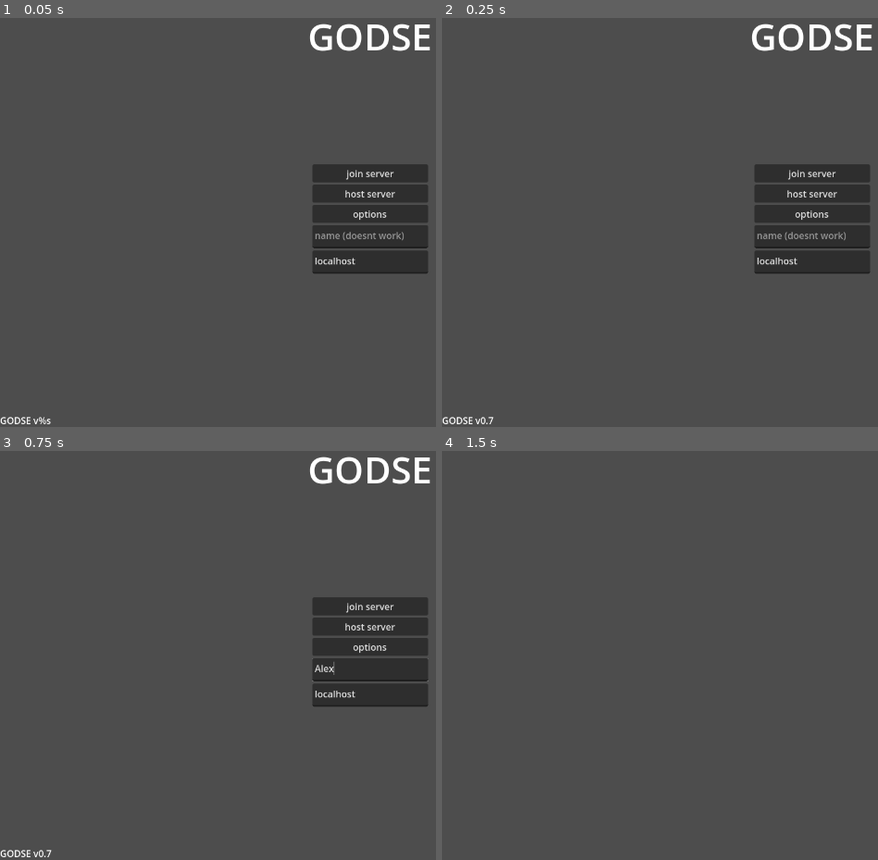
Above: before the commit, frames 1-4 (two rows, left to right).
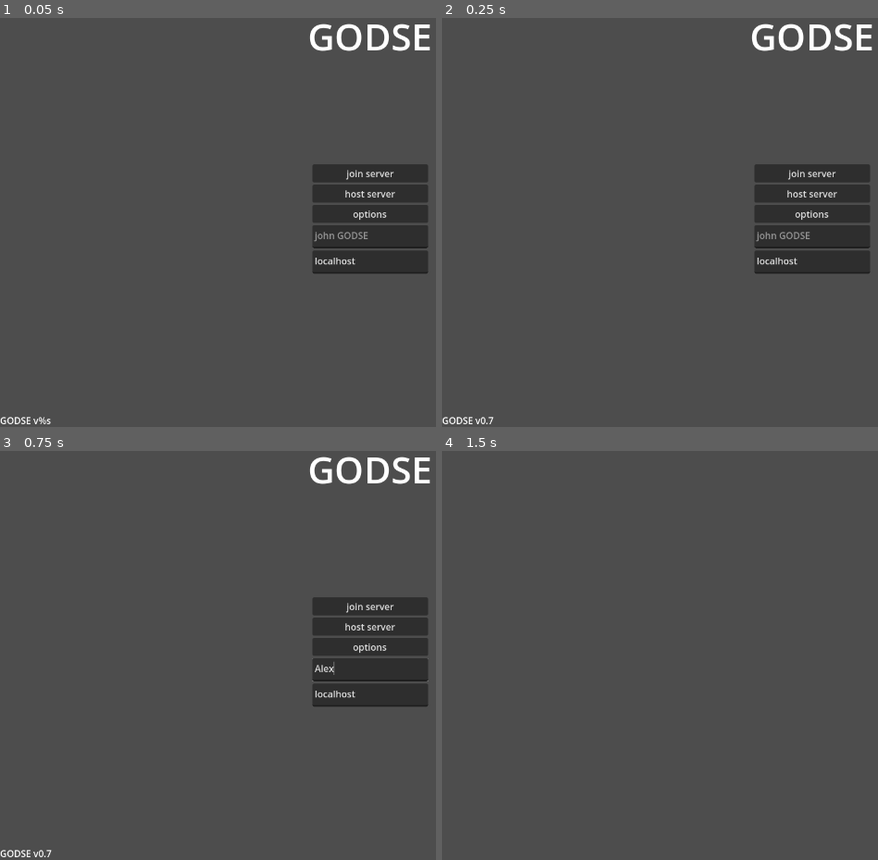
Above: after the commit, the same moments.

Repository: remidu64/GODSE
Game: Godot game, scene res://scenes/State-MainMenuState.tscn
Same seed, same stepped clock (60 frames per second), same inputs: the game is played once before the commit and once after it.
Inputs (mouse positions are in pixels of both pictures, inside the frame that each line leads up to):
- Up to frame 1 (0.05 s): no input
- Up to frame 2 (0.25 s): no input
- Up to frame 3 (0.75 s): click (370, 667) at 0.52 s; type "Alex" at 0.6 s
- Up to frame 4 (1.5 s): click "join server" at 1.25 s

The runs differ from the first frame. In frame 1, 0.2% of the frame differs, in the area x 71-93%, y 52-55%; in frame 2, 0.2%; in frame 3, nothing differs; in frame 4, nothing differs.

Commit message:
added name support

Diff:
--- a/autoload/Autoload-Global.gd
+++ b/autoload/Autoload-Global.gd
@@ -1,11 +1,18 @@
 extends Node
 
 signal play_state_loaded
+signal player_loaded
 
 # player node, set in Entity-Player.gd
 var Player = null
 
+# name for the player
+var Name = "john GODSE"
+
 @onready var DebugLabel: Label = $DebugLabel
+
+func _ready() -> void:
+	player_loaded.connect(set_player_name)
 
 # built in functions
 
@@ -13,9 +20,14 @@
 	get_player_stats()
 
 # custom functions
+
 func get_player_stats():
 	if not Player == null:
 		DebugLabel.text = "FPS: %s\nPlayer Velocity: %s\nPlayer HP: %s\nPlayer rotation y: %s\nPlayer rotation x: %s" % [Engine.get_frames_per_second(), Player.velocity, Player.health, Player.raycast.global_rotation.y, Player.raycast.global_rotation.x]
+		Player.player_name = Name
 		DebugLabel.visible = true
 	else:
 		DebugLabel.visible = false
+
+func set_player_name():
+	Player.player_name = Name
--- a/autoload/Autoload-Networking.gd
+++ b/autoload/Autoload-Networking.gd
@@ -1,6 +1,6 @@
 extends Node
 
-signal add_player_request(id)
+signal add_player_request(id, name)
 signal remove_player_request(id)
 signal add_server_request(id)
 
--- a/scenes/State-MainMenuState.tscn
+++ b/scenes/State-MainMenuState.tscn
@@ -66,7 +66,7 @@
 [node name="username" type="TextEdit" parent="VBoxContainer"]
 custom_minimum_size = Vector2(200, 40)
 layout_mode = 2
-placeholder_text = "name (doesnt work)"
+placeholder_text = "john GODSE"
 
 [node name="serverIP" type="TextEdit" parent="VBoxContainer"]
 custom_minimum_size = Vector2(200, 40)
--- a/scenes/entities/Entity-Player.tscn
+++ b/scenes/entities/Entity-Player.tscn
@@ -104,6 +104,9 @@
 properties/5/path = NodePath(".:max_health")
 properties/5/spawn = true
 properties/5/replication_mode = 1
+properties/6/path = NodePath(".:player_name")
+properties/6/spawn = true
+properties/6/replication_mode = 1
 
 [node name="Player" type="CharacterBody3D"]
 script = ExtResource("1_g13of")
--- a/scripts/State-MainMenuState.gd
+++ b/scripts/State-MainMenuState.gd
@@ -2,6 +2,7 @@
 
 @onready var versionLabel: Label = $versionLabel
 @onready var serverIP: TextEdit = $VBoxContainer/serverIP
+@onready var username: TextEdit = $VBoxContainer/username
 
 # Called when the node enters the scene tree for the first time.
 func _ready() -> void:
@@ -11,6 +12,8 @@
 func _on_join_pressed() -> void:
 	Networking.ip = serverIP.text
 	Networking.join_server()
+	if username.text:
+		Global.Name = username.text
 	get_tree().change_scene_to_file("res://scenes/State-PlayState.tscn")
 
 
--- a/scripts/entities/Entity-Player.gd
+++ b/scripts/entities/Entity-Player.gd
@@ -21,6 +21,7 @@
 # synced variables
 @export var health: int = 100
 @export var max_health: int = 100
+@export var player_name = "john GODSE"
 
 
 # constants
@@ -66,6 +67,7 @@
 
 	# set the player variable in Global (Autoload-Global.gd)
 	Global.Player = self
+	Global.player_loaded.emit()
 
 
 func _exit_tree() -> void:
@@ -97,6 +99,7 @@
 	var gunposdiff = Vector3(angle_difference(gunpos.global_rotation.x, truegunpos.global_rotation.x), angle_difference(gunpos.global_rotation.y, truegunpos.global_rotation.y), angle_difference(gunpos.global_rotation.z, truegunpos.global_rotation.z))
 	gunpos.global_transform = lerp(gunpos.global_transform, truegunpos.global_transform, (100*gunposdiff.length() + 3) * delta)
 	gun.transform = lerp(gun.transform, Transform3D.IDENTITY, 10.0 * delta)
+	nametag.text = player_name
 	# CODE HERE RUNS FOR EVERY PLAYER
 
 	if not is_multiplayer_authority():
Binary file removed: assets/sprites/player/bean.png
Not shown, removed: assets/sprites/player/bean.png.import
